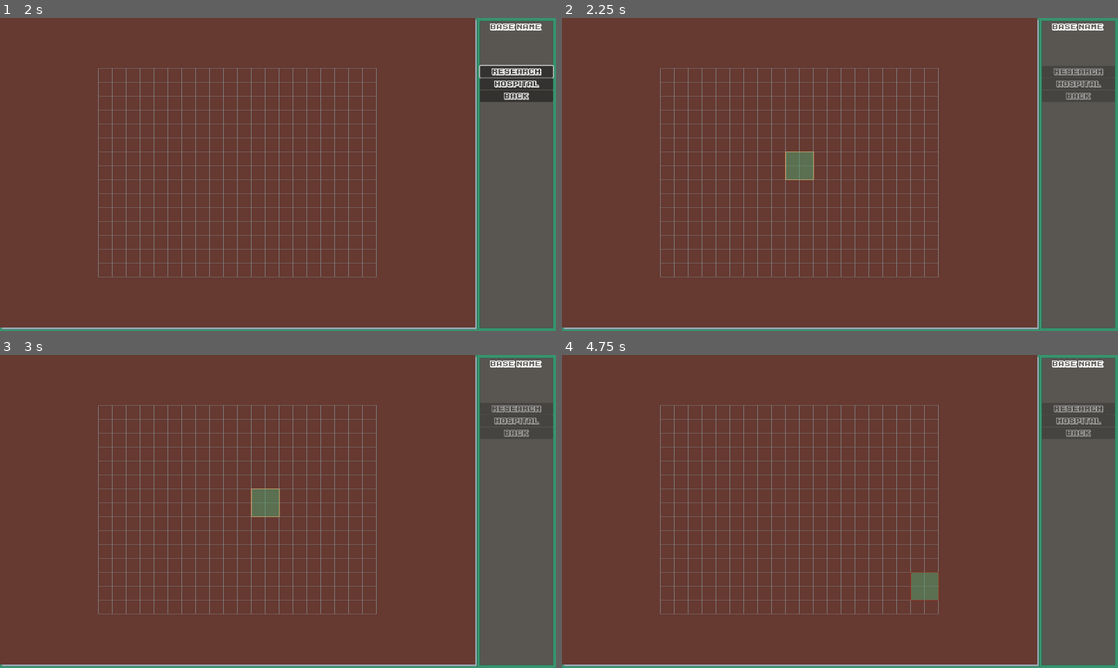
Above: before the commit, frames 1-4 (two rows, left to right).
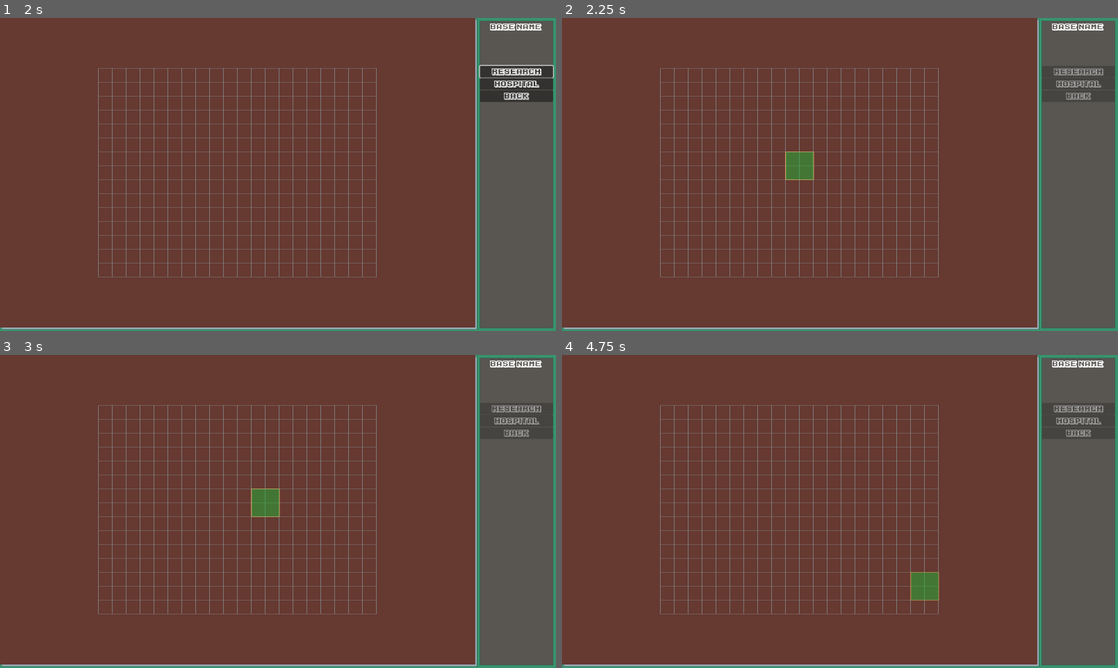
Above: after the commit, the same moments.

Repository: mmyumu/OVNI-godot
Game: Godot game, scene res://menu.tscn
Two runs of this game, one before a commit and one after it. Both use one fixed random seed, a clock stepped at 60 frames per second and the inputs below.
Inputs (mouse positions are in pixels of both pictures, inside the frame that each line leads up to):
- Up to frame 1 (2 s): click "Start" at 0.5 s; click "Construction" at 1.25 s
- Up to frame 2 (2.25 s): click "Research" at 2 s
- Up to frame 3 (3 s): tap Enter at 2.75 s; move the mouse to (400, 495) at 2.77 s; hold Right (move_right) from 2.78 s (still down); hold Space (shoot) from 2.78 s (still down); click (400, 495) at 2.92 s
- Up to frame 4 (4.75 s): move the mouse to (728, 527) at 3.52 s; release Right (move_right) at 3.53 s; release Space (shoot) at 3.53 s; hold Down (move_down) 3.53-4.28 s; tap Space (shoot) at 3.6 s; move the mouse to (895, 442) at 4.27 s; hold Right (move_right) from 4.28 s (still down); hold Space (shoot) from 4.28 s (still down)

Frame 1 is identical in both runs. In frame 2, 0.4% of the frame differs, in the area x 40-46%, y 42-52%; in frame 3, 0.4%; in frame 4, 0.5%, in the area x 62-68%, y 69-79%.

Commit message:
Add ConstructionPlaced and DrawableCollisionPolygon2D

Diff:
--- a/base/base_grid.gd
+++ b/base/base_grid.gd
@@ -25,6 +25,8 @@
 	set(value):
 		thickness = value
 		queue_redraw()
+
+var construction_placed_scene: PackedScene = preload("res://base/constructions/construction_placed.tscn")
 
 func _draw():
 	draw_grid()
@@ -54,26 +56,8 @@
 
 func validate_placing(construction: Construction):
 	if construction.check_can_place():
-		var collisionPolygon = CollisionPolygon2D.new()
-		collisionPolygon.set_polygon(construction.get_collision_polygon().get_polygon())
-		collisionPolygon.position = construction.get_collision_polygon().position
-
-		var polygon = Polygon2D.new()
-		polygon.set_polygon(construction.get_collision_polygon().get_polygon())
-		polygon.position = construction.get_collision_polygon().position
-		polygon.color = construction.color
-		polygon.color.a = 1
-
-		var area2D = Area2D.new()
-		area2D.scale.x = 0.9
-		area2D.scale.y = 0.9
-		area2D.add_child(collisionPolygon)
-
-		var node2D = Node2D.new()
-		node2D.position = construction.position
-		node2D.add_child(area2D)
-		node2D.add_child(polygon)
-
-		add_child(node2D)
+		var construction_placed = construction_placed_scene.instantiate()
+		construction_placed.construction = construction
+		add_child(construction_placed)
 	else:
 		construction.collision_highlight()
--- a/base/constructions/construction.gd
+++ b/base/constructions/construction.gd
@@ -1,14 +1,14 @@
 @tool
 class_name Construction extends CharacterBody2D
 
-@export var outline: Color = Color("db996a"):
+@export var outline_color: Color = Color("db996a"):
 	set(value):
-		outline = value
+		outline_color = value
 		queue_redraw()
 
-@export var width: float = 2.0:
+@export var outline_width: float = 2.0:
 	set(value):
-		width = value
+		outline_width = value
 		queue_redraw()
 
 @export var color: Color = Color.CADET_BLUE:
@@ -16,50 +16,31 @@
 		color = value
 		queue_redraw()
 
-var original_outline: Color
+var original_outline_color: Color
 var can_place: bool
 var first
 
 func _ready():
+	can_place = true
 	first = true
-	original_outline = outline
-	$Area2D/CollisionPolygon2D.set_polygon($CollisionPolygon2D.get_polygon())
+	original_outline_color = outline_color
+
+	$DrawableCollisionPolygon2D.color = color
+	$DrawableCollisionPolygon2D.outline_color = outline_color
+	$DrawableCollisionPolygon2D.outline_width = outline_width
+	$Area2D/CollisionPolygon2D.set_polygon($DrawableCollisionPolygon2D.get_polygon())
 
 func check_can_place():
 	if len($Area2D.get_overlapping_areas()) > 0:
-		outline = Color.DARK_RED
+		$DrawableCollisionPolygon2D.outline_color = Color.DARK_RED
 		can_place = false
-		print("cannot place")
 	else:
-		outline = original_outline
+		$DrawableCollisionPolygon2D.outline_color = original_outline_color
 		can_place = true
-		print("can place")
 	return can_place
 
-func _draw():
-	var poly = $CollisionPolygon2D.get_polygon()
-
-	var idx = 0
-	for p in poly:
-		p.x += $CollisionPolygon2D.position.x
-		p.y += $CollisionPolygon2D.position.y
-		poly[idx] = p
-		idx += 1
-
-
-	for i in range(1 , poly.size()):
-		draw_line(poly[i-1] , poly[i], outline , width)
-	draw_line(poly[poly.size() - 1] , poly[0], outline , width)
-
-#	poly = $Area2D/CollisionPolygon2D.get_polygon()
-#	for i in range(1 , poly.size()):
-#		draw_line(poly[i-1] , poly[i], Color.GREEN_YELLOW , width)
-#	draw_line(poly[poly.size() - 1] , poly[0], Color.GREEN_YELLOW , width)
-
-	draw_polygon(poly, PackedColorArray([color]))
-
 func get_collision_polygon():
-	return $CollisionPolygon2D
+	return $DrawableCollisionPolygon2D
 
 func set_placing_mode():
 	color.a = 0.5
@@ -97,11 +78,11 @@
 	var tween = create_tween()
 
 	if can_place:
-		outline = Color.DARK_RED
-		tween.tween_property(self, "outline", original_outline, 0.2)
+		$DrawableCollisionPolygon2D.outline_color = Color.DARK_RED
+		tween.tween_property($DrawableCollisionPolygon2D, "outline_color", original_outline_color, 0.2)
 	else:
-		outline = original_outline
-		tween.tween_property(self, "outline", Color.DARK_RED, 0.2)
+		$DrawableCollisionPolygon2D.outline_color = original_outline_color
+		tween.tween_property($DrawableCollisionPolygon2D, "outline_color", Color.DARK_RED, 0.2)
 
 func validate_placing():
 	# Stop blinking/strong opacity?
--- a/base/constructions/construction.tscn
+++ b/base/constructions/construction.tscn
@@ -1,21 +1,22 @@
-[gd_scene load_steps=2 format=3 uid="uid://c4c0sjdu705b5"]
+[gd_scene load_steps=3 format=3 uid="uid://c4c0sjdu705b5"]
 
 [ext_resource type="Script" path="res://base/constructions/construction.gd" id="1_7434b"]
+[ext_resource type="Script" path="res://util/drawable_collision_polygon_2d.gd" id="2_ns2ua"]
 
 [node name="Construction" type="CharacterBody2D"]
 z_index = 1000
 script = ExtResource("1_7434b")
 
-[node name="CollisionPolygon2D" type="CollisionPolygon2D" parent="."]
-position = Vector2(-48, -48)
-polygon = PackedVector2Array(16, 16, 80, 16, 80, 80, 16, 80)
+[node name="DrawableCollisionPolygon2D" type="CollisionPolygon2D" parent="."]
+polygon = PackedVector2Array(-32, -32, 32, -32, 32, 32, -32, 32)
+script = ExtResource("2_ns2ua")
 
 [node name="Area2D" type="Area2D" parent="."]
 scale = Vector2(0.9, 0.9)
 
 [node name="CollisionPolygon2D" type="CollisionPolygon2D" parent="Area2D"]
 position = Vector2(-48, -48)
-polygon = PackedVector2Array(16, 16, 80, 16, 80, 80, 16, 80)
+polygon = PackedVector2Array(-32, -32, 32, -32, 32, 32, -32, 32)
 
 [connection signal="area_shape_entered" from="Area2D" to="." method="_on_area_2d_area_shape_entered"]
 [connection signal="area_shape_exited" from="Area2D" to="." method="_on_area_2d_area_shape_exited"]
--- /dev/null
+++ b/base/constructions/construction_placed.gd
@@ -0,0 +1,26 @@
+class_name ConstructionPlaced extends Node2D
+
+@export var outline_color: Color = Color("331d0c"):
+	set(value):
+		outline_color = value
+		queue_redraw()
+
+@export var outline_width: float = 2.0:
+	set(value):
+		outline_width = value
+		queue_redraw()
+
+
+var color: Color
+var construction: Construction
+
+
+func _ready():
+	position = construction.position
+
+	$Area2D/DrawableCollisionPolygon2D.set_polygon(construction.get_collision_polygon().get_polygon())
+	$Area2D/DrawableCollisionPolygon2D.position = construction.get_collision_polygon().position
+	$Area2D/DrawableCollisionPolygon2D.color = construction.color
+	$Area2D/DrawableCollisionPolygon2D.color.a = 1
+	$Area2D/DrawableCollisionPolygon2D.outline_color = outline_color
+	$Area2D/DrawableCollisionPolygon2D.outline_width = outline_width
--- /dev/null
+++ b/base/constructions/construction_placed.tscn
@@ -0,0 +1,13 @@
+[gd_scene load_steps=3 format=3 uid="uid://dydb6avb5oqcr"]
+
+[ext_resource type="Script" path="res://base/constructions/construction_placed.gd" id="1_ctb1v"]
+[ext_resource type="Script" path="res://util/drawable_collision_polygon_2d.gd" id="2_77d1y"]
+
+[node name="ConstructionPlaced" type="Node2D"]
+script = ExtResource("1_ctb1v")
+outline_color = Color(0.392157, 0.392157, 0.392157, 1)
+
+[node name="Area2D" type="Area2D" parent="."]
+
+[node name="DrawableCollisionPolygon2D" type="CollisionPolygon2D" parent="Area2D"]
+script = ExtResource("2_77d1y")
--- a/base/constructions/hospital.tscn
+++ b/base/constructions/hospital.tscn
@@ -3,10 +3,11 @@
 [ext_resource type="PackedScene" uid="uid://c4c0sjdu705b5" path="res://base/constructions/construction.tscn" id="1_5c3q5"]
 
 [node name="Hospital" instance=ExtResource("1_5c3q5")]
-color = Color(0.901961, 0.188235, 0.2, 1)
+color = Color(0.705882, 0.0666667, 0.141176, 1)
 
-[node name="CollisionPolygon2D" parent="." index="0"]
-polygon = PackedVector2Array(32, 32, 32, 16, 64, 16, 64, 32, 80, 32, 80, 64, 64, 64, 64, 80, 32, 80, 32, 64, 16, 64, 16, 32)
+[node name="DrawableCollisionPolygon2D" parent="." index="0"]
+polygon = PackedVector2Array(-16, -32, 16, -32, 16, -16, 32, -16, 32, 16, 16, 16, 16, 32, -16, 32, -16, 16, -32, 16, -32, -16, -16, -16)
 
 [node name="CollisionPolygon2D" parent="Area2D" index="0"]
-polygon = PackedVector2Array(32, 32, 32, 16, 64, 16, 64, 32, 80, 32, 80, 64, 64, 64, 64, 80, 32, 80, 32, 64, 16, 64, 16, 32)
+position = Vector2(0, 0)
+polygon = PackedVector2Array(-16, -32, 16, -32, 16, -16, 32, -16, 32, 16, 16, 16, 16, 32, -16, 32, -16, 16, -32, 16, -32, -16, -16, -16)
--- a/base/constructions/research_facility.tscn
+++ b/base/constructions/research_facility.tscn
@@ -3,4 +3,7 @@
 [ext_resource type="PackedScene" uid="uid://c4c0sjdu705b5" path="res://base/constructions/construction.tscn" id="1_ouvbc"]
 
 [node name="ResearchFacility" instance=ExtResource("1_ouvbc")]
-color = Color(0.313726, 0.65098, 0.447059, 1)
+color = Color(0.129412, 0.701961, 0.227451, 1)
+
+[node name="CollisionPolygon2D" parent="Area2D" index="0"]
+position = Vector2(0, 0)
--- /dev/null
+++ b/util/draw.gd
@@ -0,0 +1,17 @@
+class_name Drawer extends Node2D
+
+func draw_polygon2D(polygon, color: Color, outline_color: Color, outline_width: int):
+	var poly = polygon.get_polygon()
+
+	var idx = 0
+	for p in poly:
+		p.x += polygon.position.x
+		p.y += polygon.position.y
+		poly[idx] = p
+		idx += 1
+
+	for i in range(1 , poly.size()):
+		draw_line(poly[i-1] , poly[i], outline_color , outline_width)
+	draw_line(poly[poly.size() - 1] , poly[0], outline_color , outline_width)
+	draw_polygon(poly, PackedColorArray([color]))
+	print("new draw poly %s" % poly)
--- /dev/null
+++ b/util/drawable_collision_polygon_2d.gd
@@ -0,0 +1,25 @@
+class_name DrawableCollisionPolygon2D extends CollisionPolygon2D
+
+@export var color: Color = Color.CADET_BLUE:
+	set(value):
+		color = value
+		queue_redraw()
+
+@export var outline_color: Color = Color("db996a"):
+	set(value):
+		outline_color = value
+		queue_redraw()
+
+@export var outline_width: float = 2.0:
+	set(value):
+		outline_width = value
+		queue_redraw()
+
+
+func _draw():
+	var poly = get_polygon()
+
+	for i in range(1 , poly.size()):
+		draw_line(poly[i-1] , poly[i], outline_color , outline_width)
+	draw_line(poly[poly.size() - 1] , poly[0], outline_color , outline_width)
+	draw_polygon(poly, PackedColorArray([color]))
